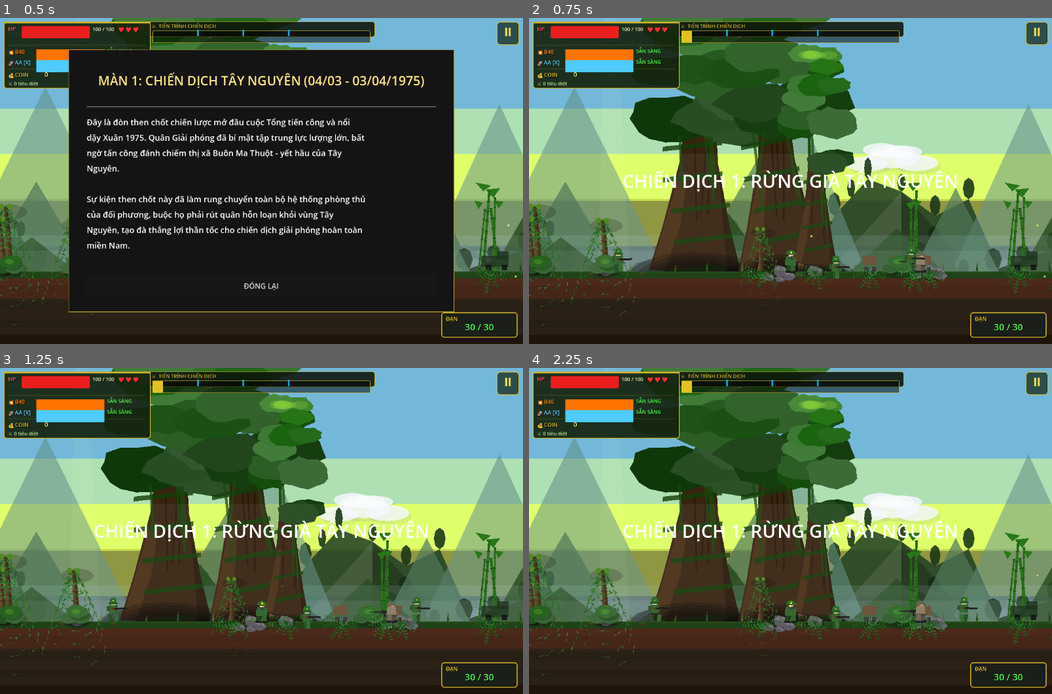
Above: before the commit, frames 1-4 (two rows, left to right).
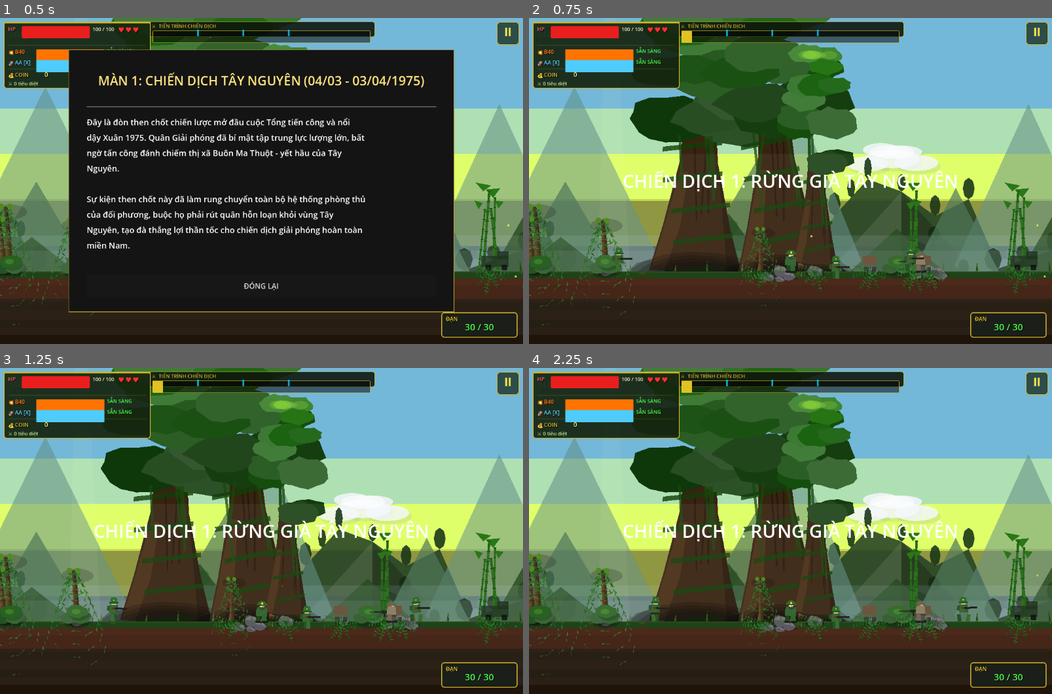
Above: after the commit, the same moments.

Repository: dangkhoa31204/alien-shooter
Game: Godot game, scene res://scenes/contra_main.tscn
The game is run twice, just before and just after one commit, with the same random seed, the same clock (stepped at 60 frames per second) and the same inputs. This scene is started directly instead of the project's main scene.
Inputs:
- Up to frame 1 (0.5 s): no input
- Up to frame 2 (0.75 s): click "ĐÓNG LẠI" at 0.5 s
- Up to frame 3 (1.25 s): no input
- Up to frame 4 (2.25 s): click "⏸" at 1.25 s; click "▶ TIẾP TỤC [ESC]" at 2 s

Frame 1 is identical in both runs. In frame 2, less than 0.1% of the frame differs, in the area x 16-76%, y 70-78%; in frame 3, 0.1%; in frame 4, 0.1%, in the area x 22-86%, y 70-78%.

Commit message:
Add bomb explosion sound effect as an MP3 resource

Diff:
--- a/scripts/contra_main.gd
+++ b/scripts/contra_main.gd
@@ -4025,6 +4025,7 @@
 
 func _close_history() -> void:
 	_history_panel.visible = false
+	Audio.play("checkpoint") # Phát sound checkpoint khi đóng popup lịch sử
 	# Always restore MainPanel visibility
 	var p_main = _pause_menu.get_node_or_null("MainPanel")
 	if p_main: p_main.visible = true
Not shown, added: assets/audio/bomb_explode.mp3.import
Not shown, added: assets/audio/bomb_explode.mp3
